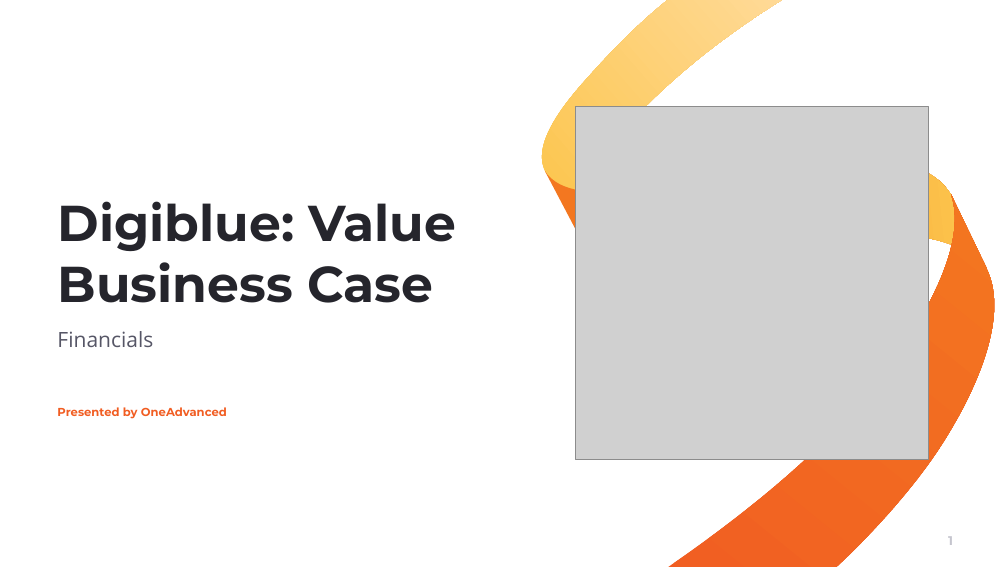
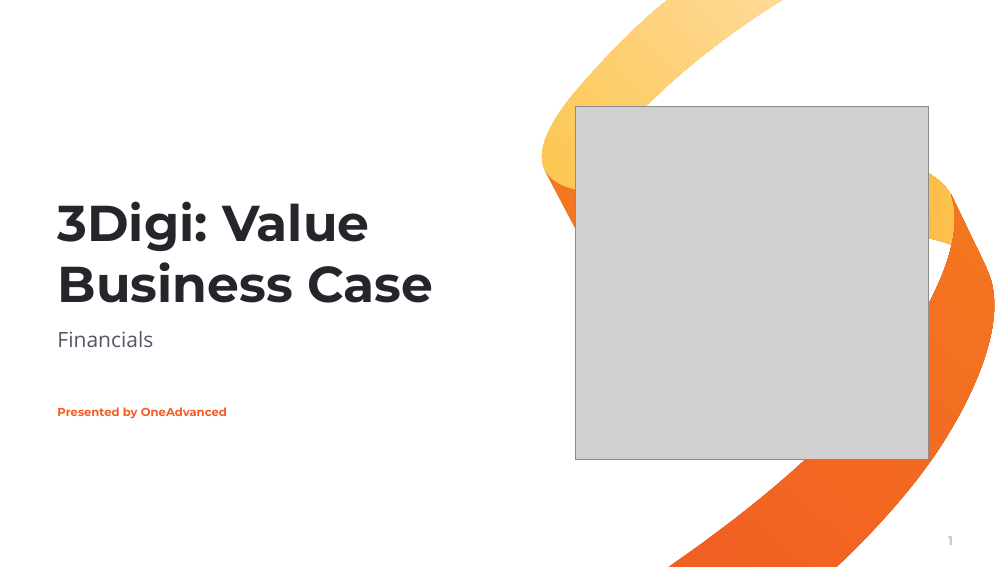
Before and after one commit to muratozdemirpiblo/ppt-api, a slide deck: slide 1 of questionare_output.pptx. Drawn at 1008x567 pixels with LibreOffice and Linux fonts; fonts in the diff are those of the drawing; grey boxes stand for pictures; background and template pictures are left out. Boxes give left, top, right and bottom in pixels: in the first picture for what was removed or moved away, otherwise in the second. Text is boxed around its words. In the diff, an @@ line names an element or a change of style, - is before the commit and + after.

```diff
--- a/questionare_output.pptx
+++ b/questionare_output.pptx
@@ title at (57,201,433,303): text changed @@
-Digiblue: Value Business Case
+3Digi: Value Business Case
```
Also in this commit, not shown: 2 other slides changed, 4 other files.
